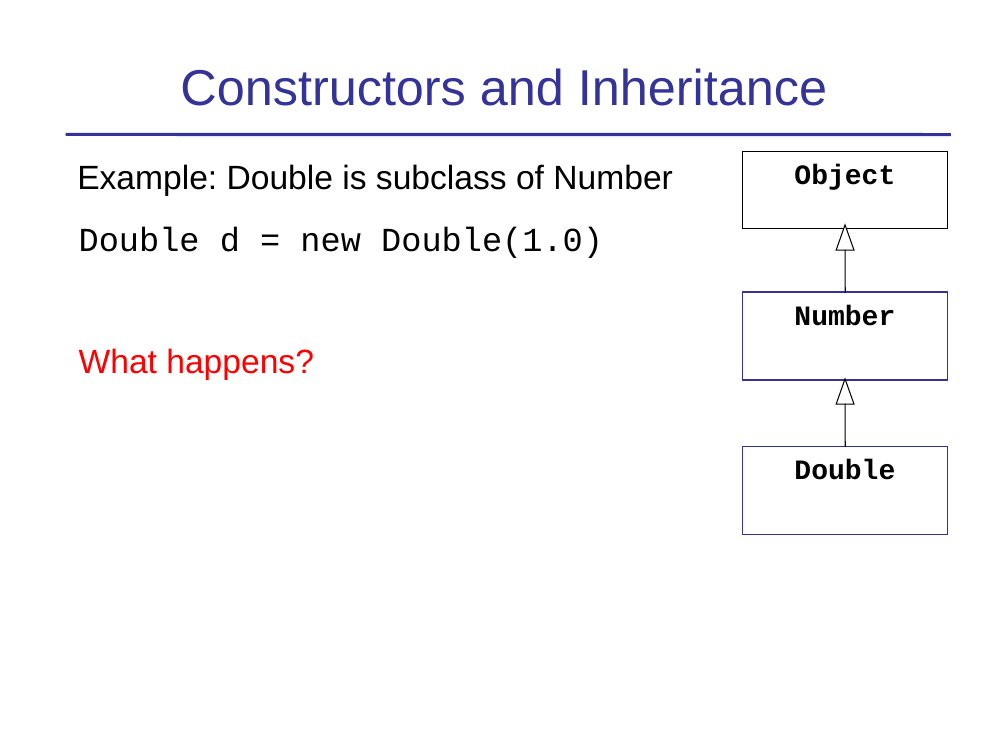
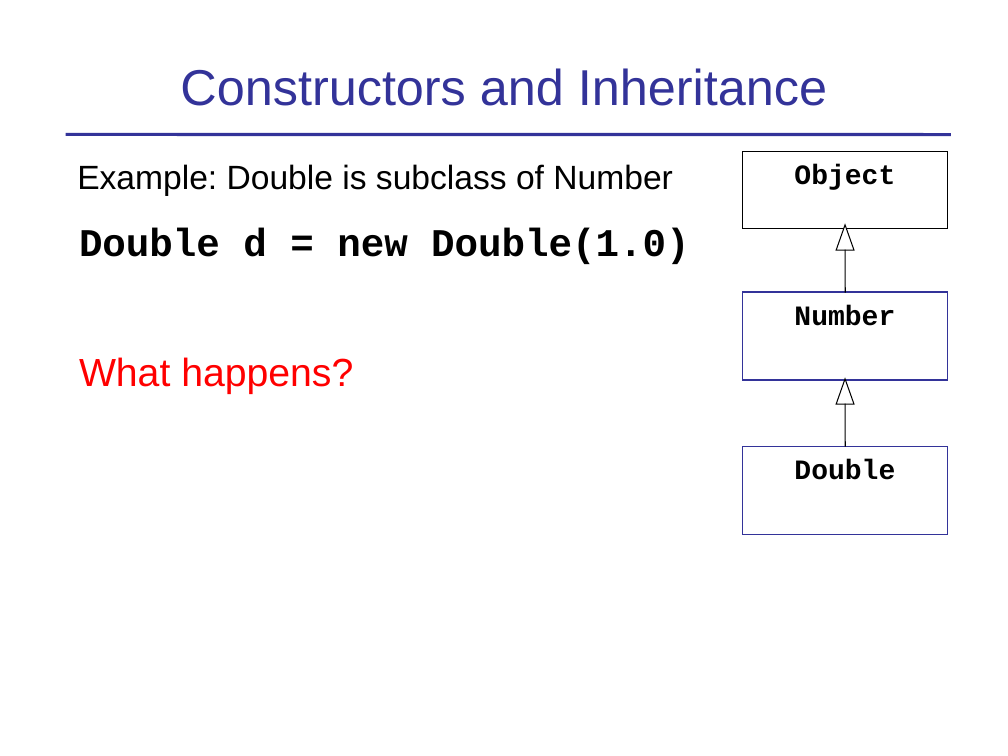
Before and after one commit to cpske/programming1, a slide deck: slide 14 of objects/4-Inheritance.ppt. Drawn at 1008x756 pixels with LibreOffice and Linux fonts; fonts in the diff are those of the drawing. Boxes give left, top, right and bottom in pixels: in the first picture for what was removed or moved away, otherwise in the second. Text is boxed around its words. In the diff, an @@ line names an element or a change of style, - is before the commit and + after.

```diff
--- a/objects/4-Inheritance.ppt
+++ b/objects/4-Inheritance.ppt
@@ text at [79,228,689,394]: size 24 to 28 pt in "Double d = new Double(1.0)", "What happens?"; bold on in "Double d = new Double(1.0)" @@
```
Also in this commit, not shown: 3 other slides changed, 8 other files.
